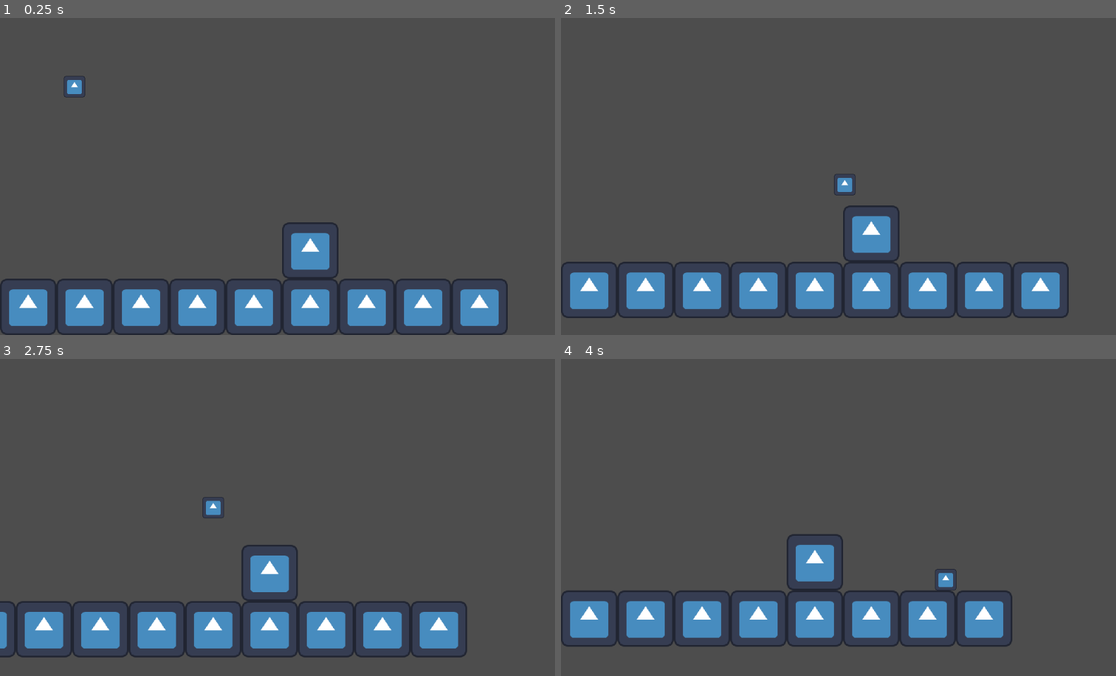
Above: before the commit, frames 1-4 (two rows, left to right).
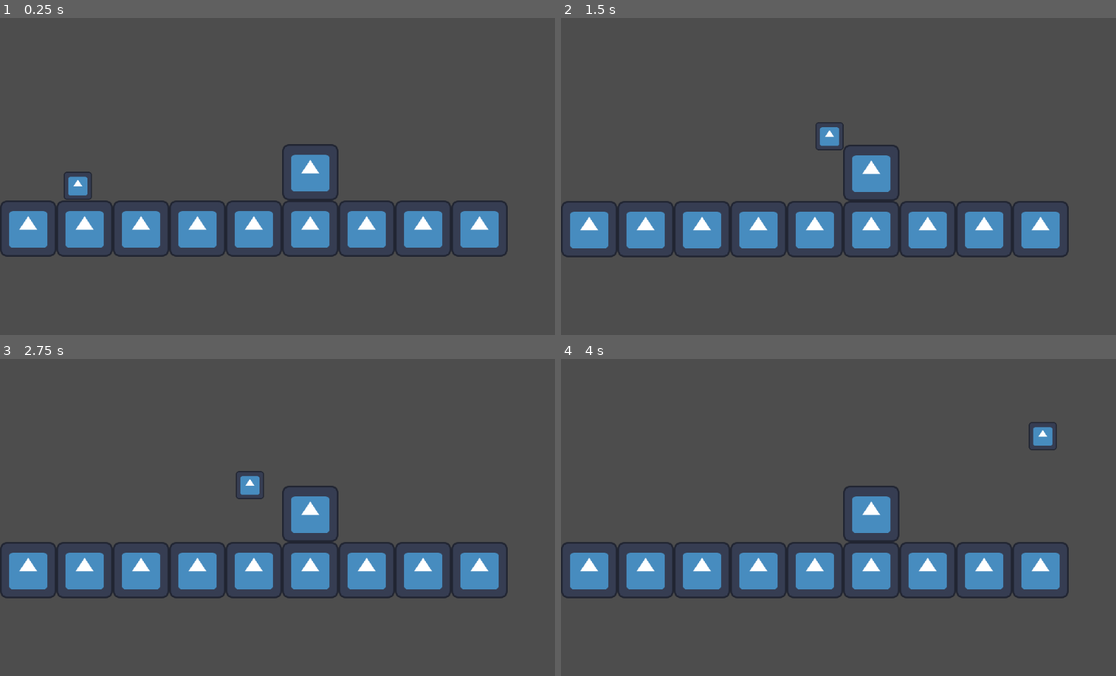
Above: after the commit, the same moments.

Repository: pcb3/neon
Game: Godot game, scene res://scenes/level.tscn
The game is run twice, just before and just after one commit, with the same random seed, the same clock (stepped at 60 frames per second) and the same inputs. The engine's default icon, where the game draws it, is replaced by a stand-in: a white triangle on a blue panel in a dark square.
Inputs:
- Up to frame 1 (0.25 s): no input
- Up to frame 2 (1.5 s): hold D (right) from 0.53 s (still down); tap W (jump) at 0.6, 0.77, 1.07, 1.35 s
- Up to frame 3 (2.75 s): tap W (jump) at 1.52, 1.82, 2.1 s; release D (right) at 2.03 s; hold A (left) from 2.03 s (still down)
- Up to frame 4 (4 s): release A (left) at 2.78 s; hold D (right) from 2.78 s (still down); tap W (jump) at 2.85, 3.02, 3.32, 3.6, 3.77 s

The runs differ from the first frame. In frame 1, 20% of the frame differs, in the area x 0-92%, y 18-100%; in frame 2, 20%; in frame 3, 19%; in frame 4, 18%.

Commit message:
delete and remake player scene and script

Diff:
--- a/project.godot
+++ b/project.godot
@@ -25,14 +25,42 @@
 
 [input]
 
-left={
-"deadzone": 0.2,
-"events": [Object(InputEventKey,"resource_local_to_scene":false,"resource_name":"","device":-1,"window_id":0,"alt_pressed":false,"shift_pressed":false,"ctrl_pressed":false,"meta_pressed":false,"pressed":false,"keycode":0,"physical_keycode":65,"key_label":0,"unicode":97,"location":0,"echo":false,"script":null)
+ui_accept={
+"deadzone": 0.5,
+"events": [Object(InputEventKey,"resource_local_to_scene":false,"resource_name":"","device":0,"window_id":0,"alt_pressed":false,"shift_pressed":false,"ctrl_pressed":false,"meta_pressed":false,"pressed":false,"keycode":4194309,"physical_keycode":0,"key_label":0,"unicode":0,"location":0,"echo":false,"script":null)
+, Object(InputEventKey,"resource_local_to_scene":false,"resource_name":"","device":0,"window_id":0,"alt_pressed":false,"shift_pressed":false,"ctrl_pressed":false,"meta_pressed":false,"pressed":false,"keycode":4194310,"physical_keycode":0,"key_label":0,"unicode":0,"location":0,"echo":false,"script":null)
+, Object(InputEventKey,"resource_local_to_scene":false,"resource_name":"","device":0,"window_id":0,"alt_pressed":false,"shift_pressed":false,"ctrl_pressed":false,"meta_pressed":false,"pressed":false,"keycode":32,"physical_keycode":0,"key_label":0,"unicode":32,"location":0,"echo":false,"script":null)
+, Object(InputEventKey,"resource_local_to_scene":false,"resource_name":"","device":-1,"window_id":0,"alt_pressed":false,"shift_pressed":false,"ctrl_pressed":false,"meta_pressed":false,"pressed":false,"keycode":0,"physical_keycode":69,"key_label":0,"unicode":101,"location":0,"echo":false,"script":null)
 ]
 }
-right={
-"deadzone": 0.2,
-"events": [Object(InputEventKey,"resource_local_to_scene":false,"resource_name":"","device":-1,"window_id":0,"alt_pressed":false,"shift_pressed":false,"ctrl_pressed":false,"meta_pressed":false,"pressed":false,"keycode":0,"physical_keycode":68,"key_label":0,"unicode":100,"location":0,"echo":false,"script":null)
+ui_cancel={
+"deadzone": 0.5,
+"events": [Object(InputEventKey,"resource_local_to_scene":false,"resource_name":"","device":0,"window_id":0,"alt_pressed":false,"shift_pressed":false,"ctrl_pressed":false,"meta_pressed":false,"pressed":false,"keycode":4194305,"physical_keycode":0,"key_label":0,"unicode":0,"location":0,"echo":false,"script":null)
+, Object(InputEventKey,"resource_local_to_scene":false,"resource_name":"","device":-1,"window_id":0,"alt_pressed":false,"shift_pressed":false,"ctrl_pressed":false,"meta_pressed":false,"pressed":false,"keycode":0,"physical_keycode":81,"key_label":0,"unicode":113,"location":0,"echo":false,"script":null)
+]
+}
+ui_left={
+"deadzone": 0.5,
+"events": [Object(InputEventKey,"resource_local_to_scene":false,"resource_name":"","device":0,"window_id":0,"alt_pressed":false,"shift_pressed":false,"ctrl_pressed":false,"meta_pressed":false,"pressed":false,"keycode":4194319,"physical_keycode":0,"key_label":0,"unicode":0,"location":0,"echo":false,"script":null)
+, Object(InputEventJoypadButton,"resource_local_to_scene":false,"resource_name":"","device":0,"button_index":13,"pressure":0.0,"pressed":false,"script":null)
+, Object(InputEventJoypadMotion,"resource_local_to_scene":false,"resource_name":"","device":0,"axis":0,"axis_value":-1.0,"script":null)
+, Object(InputEventKey,"resource_local_to_scene":false,"resource_name":"","device":-1,"window_id":0,"alt_pressed":false,"shift_pressed":false,"ctrl_pressed":false,"meta_pressed":false,"pressed":false,"keycode":0,"physical_keycode":65,"key_label":0,"unicode":97,"location":0,"echo":false,"script":null)
+]
+}
+ui_right={
+"deadzone": 0.5,
+"events": [Object(InputEventKey,"resource_local_to_scene":false,"resource_name":"","device":0,"window_id":0,"alt_pressed":false,"shift_pressed":false,"ctrl_pressed":false,"meta_pressed":false,"pressed":false,"keycode":4194321,"physical_keycode":0,"key_label":0,"unicode":0,"location":0,"echo":false,"script":null)
+, Object(InputEventJoypadButton,"resource_local_to_scene":false,"resource_name":"","device":0,"button_index":14,"pressure":0.0,"pressed":false,"script":null)
+, Object(InputEventJoypadMotion,"resource_local_to_scene":false,"resource_name":"","device":0,"axis":0,"axis_value":1.0,"script":null)
+, Object(InputEventKey,"resource_local_to_scene":false,"resource_name":"","device":-1,"window_id":0,"alt_pressed":false,"shift_pressed":false,"ctrl_pressed":false,"meta_pressed":false,"pressed":false,"keycode":0,"physical_keycode":68,"key_label":0,"unicode":100,"location":0,"echo":false,"script":null)
+]
+}
+ui_up={
+"deadzone": 0.5,
+"events": [Object(InputEventKey,"resource_local_to_scene":false,"resource_name":"","device":0,"window_id":0,"alt_pressed":false,"shift_pressed":false,"ctrl_pressed":false,"meta_pressed":false,"pressed":false,"keycode":4194320,"physical_keycode":0,"key_label":0,"unicode":0,"location":0,"echo":false,"script":null)
+, Object(InputEventJoypadButton,"resource_local_to_scene":false,"resource_name":"","device":0,"button_index":11,"pressure":0.0,"pressed":false,"script":null)
+, Object(InputEventJoypadMotion,"resource_local_to_scene":false,"resource_name":"","device":0,"axis":1,"axis_value":-1.0,"script":null)
+, Object(InputEventKey,"resource_local_to_scene":false,"resource_name":"","device":-1,"window_id":0,"alt_pressed":false,"shift_pressed":false,"ctrl_pressed":false,"meta_pressed":false,"pressed":false,"keycode":0,"physical_keycode":87,"key_label":0,"unicode":119,"location":0,"echo":false,"script":null)
 ]
 }
 jump={
@@ -55,6 +83,16 @@
 "events": [Object(InputEventKey,"resource_local_to_scene":false,"resource_name":"","device":-1,"window_id":0,"alt_press …(192 unchanged characters)…
 ]
 }
+left={
+"deadzone": 0.2,
+"events": [Object(InputEventKey,"resource_local_to_scene":false,"resource_name":"","device":-1,"window_id":0,"alt_pressed":false,"shift_pressed":false,"ctrl_pressed":false,"meta_pressed":false,"pressed":false,"keycode":0,"physical_keycode":65,"key_label":0,"unicode":97,"location":0,"echo":false,"script":null)
+]
+}
+right={
+"deadzone": 0.2,
+"events": [Object(InputEventKey,"resource_local_to_scene":false,"resource_name":"","device":-1,"window_id":0,"alt_pressed":false,"shift_pressed":false,"ctrl_pressed":false,"meta_pressed":false,"pressed":false,"keycode":0,"physical_keycode":68,"key_label":0,"unicode":100,"location":0,"echo":false,"script":null)
+]
+}
 
 [layer_names]
 
--- a/resources/PlayerData.tres
+++ b/resources/PlayerData.tres
@@ -8,6 +8,9 @@
 acceleration = 800
 friction = 1000
 jump_height = 100.0
-jump_time_to_peak = 0.5
-jump_time_to_descent = 0.4
+jump_time_to_peak = 0.4
+jump_time_to_descent = 0.3
+dash_duration = 0.2
+dash_speed = 600.0
+dash_cooldown = 0.5
 metadata/_custom_type_script = "uid://binfqq77dwkf8"
--- a/scenes/level.tscn
+++ b/scenes/level.tscn
@@ -1,12 +1,12 @@
 [gd_scene load_steps=3 format=3 uid="uid://b620uv0aleduv"]
 
-[ext_resource type="PackedScene" uid="uid://snro545n512j" path="res://scenes/player.tscn" id="2_w7c3h"]
+[ext_resource type="PackedScene" uid="uid://cq5gap8fuuip0" path="res://scenes/player.tscn" id="2_w7c3h"]
 [ext_resource type="PackedScene" uid="uid://do2jn6y0xga3k" path="res://scenes/block.tscn" id="2_w8frs"]
 
 [node name="Level" type="Node2D"]
 
 [node name="Camera2D" type="Camera2D" parent="."]
-position = Vector2(72, 24)
+position = Vector2(72, 271.974)
 limit_left = 0
 limit_top = 0
 limit_right = 1920
@@ -17,11 +17,7 @@
 drag_vertical_offset = -0.1
 drag_top_margin = 0.15
 
-[node name="Player" parent="." instance=ExtResource("2_w7c3h")]
-position = Vector2(72, 24)
-
-[node name="RemoteTransform2D" parent="Player" index="2"]
-remote_path = NodePath("../../Camera2D")
+[node name="Player" parent="Camera2D" instance=ExtResource("2_w7c3h")]
 
 [node name="Block" parent="." instance=ExtResource("2_w8frs")]
 position = Vector2(320, 232)
@@ -58,5 +54,3 @@
 
 [node name="Block12" parent="." instance=ExtResource("2_w8frs")]
 position = Vector2(512, 296)
-
-[editable path="Player"]
--- a/scenes/player.tscn
+++ b/scenes/player.tscn
@@ -1,23 +1,19 @@
-[gd_scene load_steps=4 format=3 uid="uid://snro545n512j"]
+[gd_scene load_steps=4 format=3 uid="uid://cq5gap8fuuip0"]
 
-[ext_resource type="Script" uid="uid://do06ogmw3flhm" path="res://scripts/player.gd" id="1_g2els"]
+[ext_resource type="Script" uid="uid://bfexq7r8ls7mc" path="res://scripts/player.gd" id="1_g2els"]
 [ext_resource type="Texture2D" uid="uid://bkrl5l36skr4p" path="res://icon.svg" id="2_g2els"]
 
 [sub_resource type="RectangleShape2D" id="RectangleShape2D_g2els"]
-size = Vector2(24, 24)
+size = Vector2(32, 32)
 
 [node name="Player" type="CharacterBody2D"]
-collision_layer = 0
-collision_mask = 13
 script = ExtResource("1_g2els")
 
 [node name="Sprite2D" type="Sprite2D" parent="."]
-scale = Vector2(0.1875, 0.1875)
+scale = Vector2(0.25, 0.25)
 texture = ExtResource("2_g2els")
 centered = false
 
 [node name="CollisionShape2D" type="CollisionShape2D" parent="."]
-position = Vector2(12, 12)
+position = Vector2(16, 16)
 shape = SubResource("RectangleShape2D_g2els")
-
-[node name="RemoteTransform2D" type="RemoteTransform2D" parent="."]
--- a/scripts/PlayerData.gd
+++ b/scripts/PlayerData.gd
@@ -1,9 +1,12 @@
 extends Resource
 class_name PlayerData
 
-@export var speed := 200
-@export var acceleration := 800
-@export var friction := 1000
+@export var speed := 0
+@export var acceleration := 0
+@export var friction := 0
 @export var jump_height := 0.0
 @export var jump_time_to_peak := 0.0
 @export var jump_time_to_descent := 0.0
+@export var dash_duration:= 0.0
+@export var dash_speed := 0.0
+@export var dash_cooldown := 0.0
--- a/scripts/player.gd
+++ b/scripts/player.gd
@@ -1,8 +1,7 @@
-@tool
 class_name Player
 extends CharacterBody2D
 
-@export var player_data =preload("res://resources/PlayerData.tres")
+@export var player_data = preload("res://resources/PlayerData.tres")
 
 @onready var jump_velocity : float = ((2.0 * player_data.jump_height) / player_data.jump_time_to_peak) * -1.0
 @onready var jump_gravity : float = ((-2.0 * player_data.jump_height) / (player_data.jump_time_to_peak * player_data.jump_time_to_peak)) * -1.0
@@ -14,10 +13,10 @@
 		velocity += get_custom_gravity() * delta
 
 	# Handle jump.
-	if Input.is_action_just_pressed("jump") and is_on_floor():
+	if Input.is_action_just_pressed("ui_up") and is_on_floor():
 		velocity.y = jump_velocity
 
-	var direction := Input.get_axis("left", "right")
+	var direction := Input.get_axis("ui_left", "ui_right")
 	if direction:
 		velocity.x = direction * player_data.speed
 	else:
@@ -25,9 +24,17 @@
 
 	move_and_slide()
 
-#func get_gravity():
-	#return jump_gravity if velocity.y < 0.0 else fall_gravity
-#func get_gravity() -> Vector2:
-	#return Vector2(0, jump_gravity) if velocity.y < 0.0 else Vector2(0, fall_gravity)
+	# Set velocity to 0 when grounded
+	if is_on_floor():
+		velocity.y = 0.0
+
+	print("velocity: ", velocity)
+
 func get_custom_gravity() -> Vector2:
 	return Vector2(0, jump_gravity) if velocity.y < 0.0 else Vector2(0, fall_gravity)
+
+func _process(delta: float) -> void:
+	if Engine.is_editor_hint():  # Run in editor
+			jump_velocity = ((2.0 * player_data.jump_height) / player_data.jump_time_to_peak) * -1.0
+			jump_gravity = ((-2.0 * player_data.jump_height) / (player_data.jump_time_to_peak * player_data.jump_time_to_peak)) * -1.0
+			fall_gravity = ((-2.0 * player_data.jump_height) / (player_data.jump_time_to_descent * player_data.jump_time_to_descent)) * -1.0
Not shown, changed: scripts/player.gd.uid
